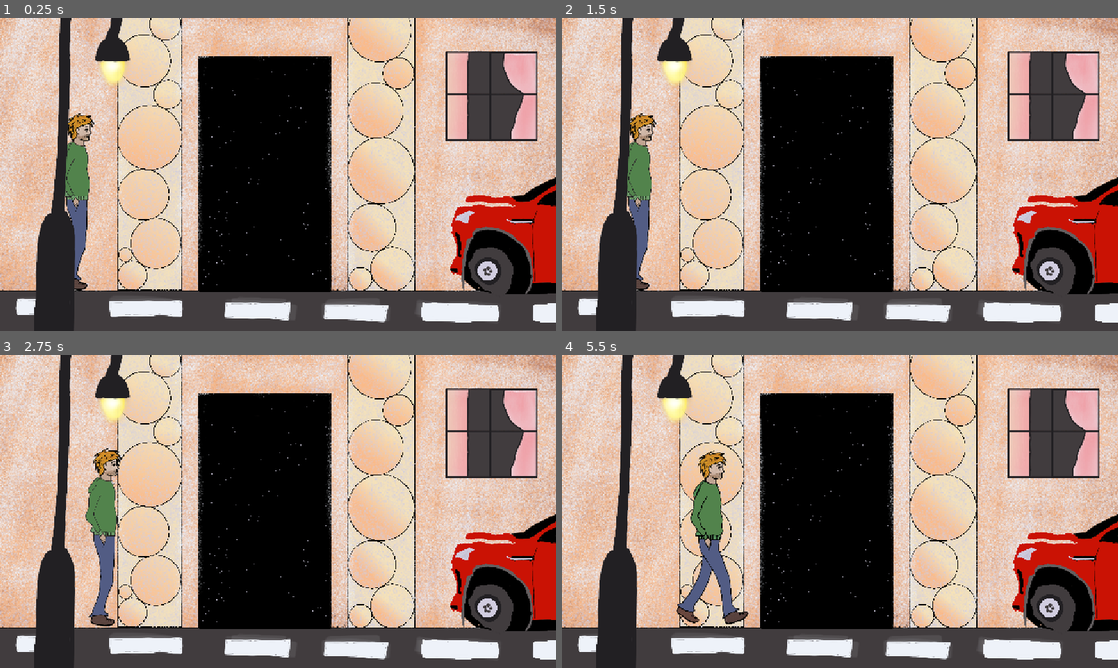
Above: before the commit, frames 1-4 (two rows, left to right).
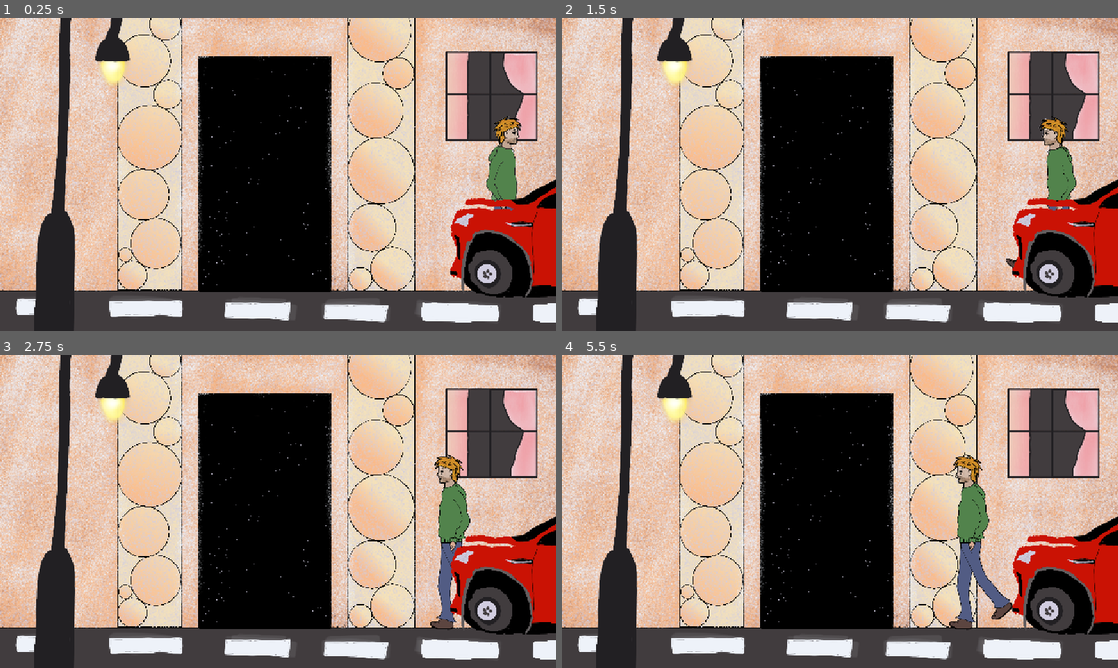
Above: after the commit, the same moments.

Repository: OrielCZ/spiral-of-madness
Game: Godot game, scene res://scenes/Rooms/hotel_enterance.tscn
Two runs of this game, one before a commit and one after it. Both use one fixed random seed, a clock stepped at 60 frames per second and the inputs below. This scene is started directly instead of the project's main scene.
Inputs (mouse positions are in pixels of both pictures, inside the frame that each line leads up to):
- Up to frame 1 (0.25 s): no input
- Up to frame 2 (1.5 s): tap Enter at 0.5 s; move the mouse to (645, 199) at 0.52 s; click (645, 199) at 0.67 s; move the mouse to (728, 190) at 1.27 s; click (728, 190) at 1.42 s
- Up to frame 3 (2.75 s): move the mouse to (333, 442) at 2.02 s; click (333, 442) at 2.17 s
- Up to frame 4 (5.5 s): move the mouse to (812, 574) at 2.77 s; click (812, 574) at 2.92 s; move the mouse to (1006, 558) at 3.52 s; click (1006, 558) at 3.67 s; move the mouse to (673, 464) at 4.27 s; click (673, 464) at 4.42 s; move the mouse to (867, 511) at 5.02 s; click (867, 511) at 5.17 s

The runs differ from the first frame. In frame 1, 4.4% of the frame differs, in the area x 11-100%, y 30-90%; in frame 2, 4.4%; in frame 3, 5.5%; in frame 4, 6.5%, in the area x 20-100%, y 30-90%.

Commit message:
aset-ubdate

Diff:
--- a/scenes/Rooms/hotel_enterance.tscn
+++ b/scenes/Rooms/hotel_enterance.tscn
@@ -27,10 +27,10 @@
 
 [node name="CrashCar" type="Sprite2D" parent="."]
 z_index = 5
-position = Vector2(1007, 351)
+position = Vector2(1022, 357)
 scale = Vector2(0.6, 0.6)
 texture = ExtResource("3_xakjx")
 
 [node name="Player" parent="." instance=ExtResource("4_8lpt8")]
-position = Vector2(172, 379)
+position = Vector2(1058, 386)
 scale = Vector2(1.09, 1.09)
Binary file added: assets/hotel_entrance/1742994865207.png
Not shown, added: assets/hotel_entrance/1742994865207.png.import
Binary file changed: assets/hotel_entrance/crash_car.png
